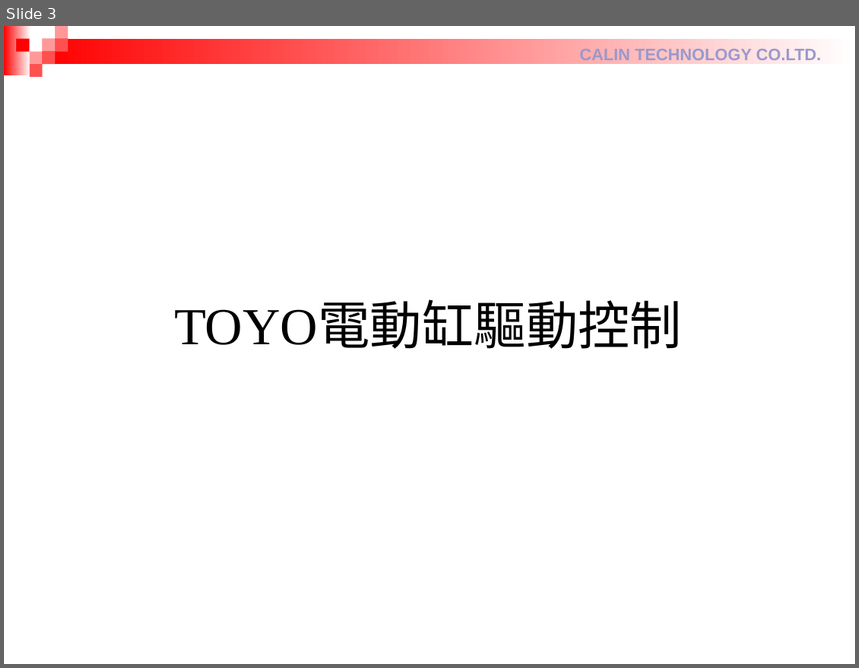
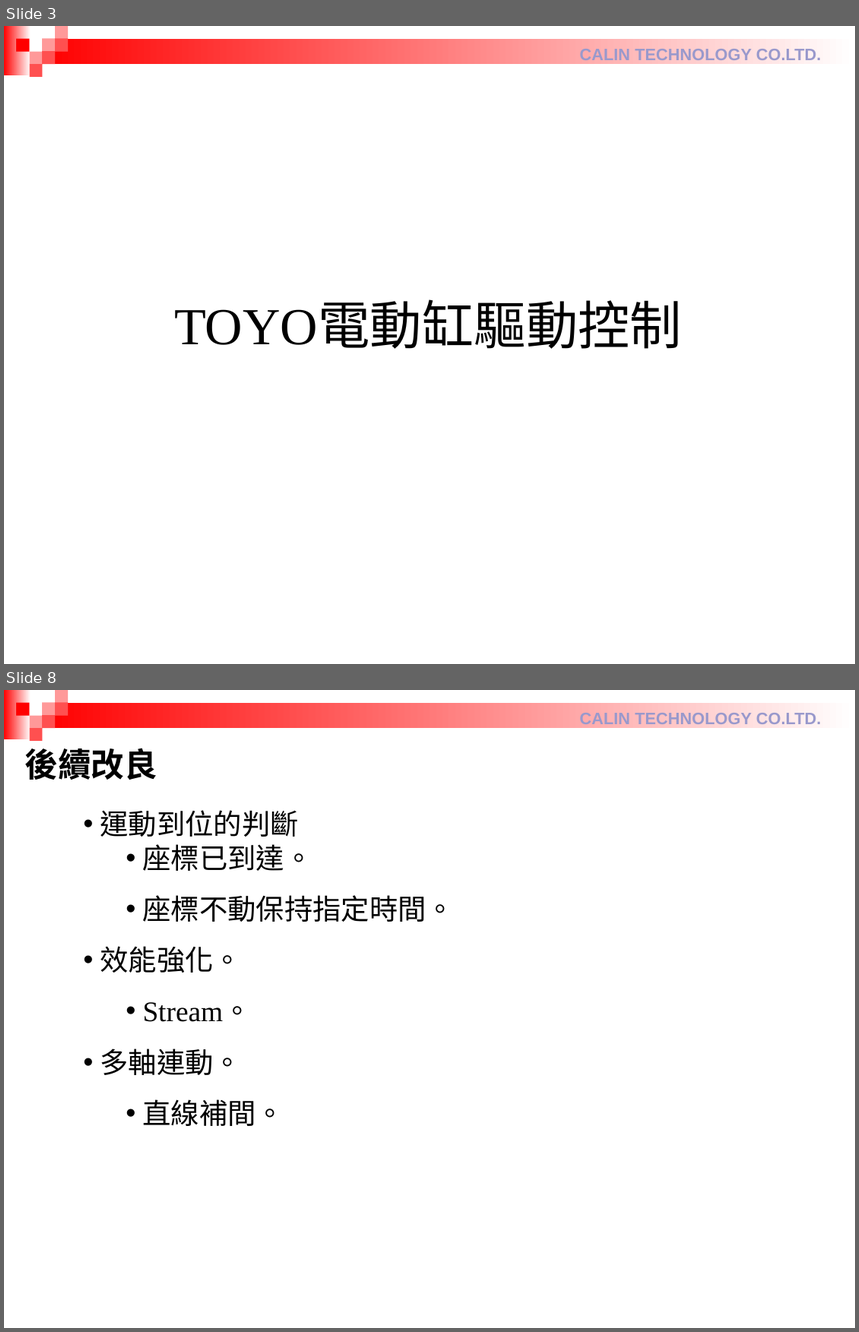
Before and after one commit to RaphWu/DataExchange, a slide deck: 設備部週報_吳仁中 20250827.pptx. Shown one above the other, each under a label of ours: slide 3 before the commit, slides 3 and 8 after it; the slides between them are not shown. The pictures are 859x668 and 859x1332 pixels, drawn with LibreOffice and Linux fonts; fonts in the diff are those of the drawing. Boxes give left, top, right and bottom in pixels: in the first picture for what was removed or moved away, otherwise in the second. Text is boxed around its words. In the diff, an @@ line names an element or a change of style, - is before the commit and + after.

```diff
--- a/設備部週報_吳仁中 20250827.pptx
+++ b/設備部週報_吳仁中 20250827.pptx
@@ slide 8 added at [4, 690, 855, 1328], background #FFFFFF; not listed: 10 template elements that a slide beside it also shows @@
@@ text added at [25, 748, 158, 780], 28 pt, text #000000, bold @@
+後續改良
@@ text added at [101, 810, 455, 1126], 24 pt, text #000000 @@
+  • 運動到位的判斷
+    • 座標已到達。
+    • 座標不動保持指定時間。
+  • 效能強化。
+    • Stream。
+  • 多軸連動。
+    • 直線補間。
```
Also in this commit, not shown: 10 other slides added, 3 slides removed.
